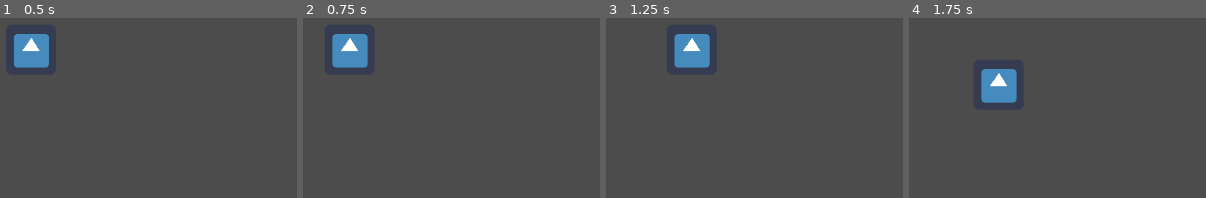
Above: before the commit, frames 1-4 (left to right).
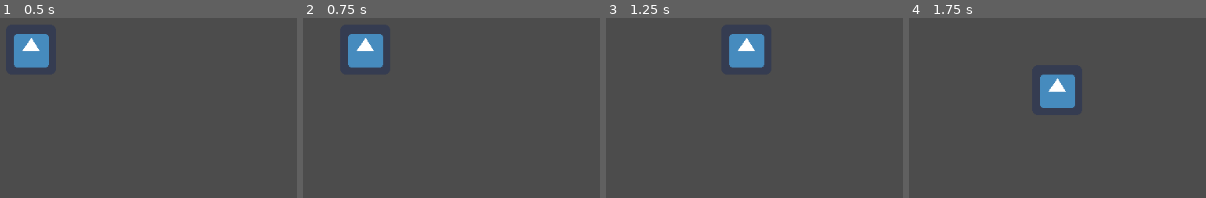
Above: after the commit, the same moments.

Repository: Florian-DELRIEU/Godot-Test
Game: Godot game, scene res://Scenes/scene01.tscn
Same seed, same stepped clock (60 frames per second), same inputs: the game is played once before the commit and once after it. The engine's default icon, where the game draws it, is replaced by a stand-in: a white triangle on a blue panel in a dark square.
Inputs:
- Up to frame 1 (0.5 s): no input
- Up to frame 2 (0.75 s): tap Enter at 0.5 s; hold Right (ui_right) from 0.53 s (still down); hold Shift (Shift, bound only after the commit) from 0.53 s (still down)
- Up to frame 3 (1.25 s): keep holding Right (ui_right); keep holding Shift (Shift, bound only after the commit)
- Up to frame 4 (1.75 s): release Right (ui_right) at 1.28 s; release Shift (Shift, bound only after the commit) at 1.28 s; hold Down (ui_down) from 1.28 s (still down); tap Shift (Shift, bound only after the commit) at 1.35 s

Frame 1 is identical in both runs. In frame 2, 2.3% of the frame differs, in the area x 9-27%, y 8-28%; in frame 3, 4.5%, in the area x 22-54%, y 8-28%; in frame 4, 4.5%.

Commit message:
add run action

Diff:
--- a/Codes/Player.gd
+++ b/Codes/Player.gd
@@ -1,14 +1,12 @@
 extends KinematicBody2D
 
 var vel = Vector2()
-const speed = 100
-
-func _ready():
-	pass # Replace with function body.
+var speed
 
 func _process(delta):
 	vel.x = 0
 	vel.y = 0
+	speed = 200 if Input.is_action_pressed("Shift") else 100
 
 	if Input.is_action_pressed("ui_right"):  # detecte le mapping de touche "ui_right"
 		vel.x += speed
--- a/project.godot
+++ b/project.godot
@@ -14,6 +14,14 @@
 run/main_scene="res://Scenes/scene01.tscn"
 config/icon="res://Images/icon.png"
 
+[input]
+
+Shift={
+"deadzone": 0.5,
+"events": [ Object(InputEventKey,"resource_local_to_scene":false,"resource_name":"","device":0,"alt":false,"shift":false,"control":false,"meta":false,"command":false,"pressed":false,"scancode":0,"physical_scancode":16777237,"unicode":0,"echo":false,"script":null)
+ ]
+}
+
 [physics]
 
 common/enable_pause_aware_picking=true
